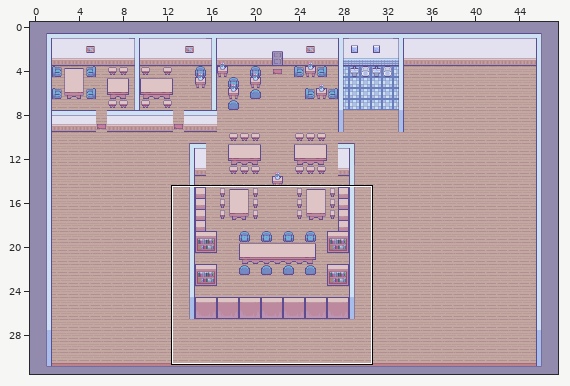
Two versions of a level (Tiled map (JSON), assets/maps/lobby.tmj). Above, an overview of the earlier version with the close-up marked.
Close-up. Before:
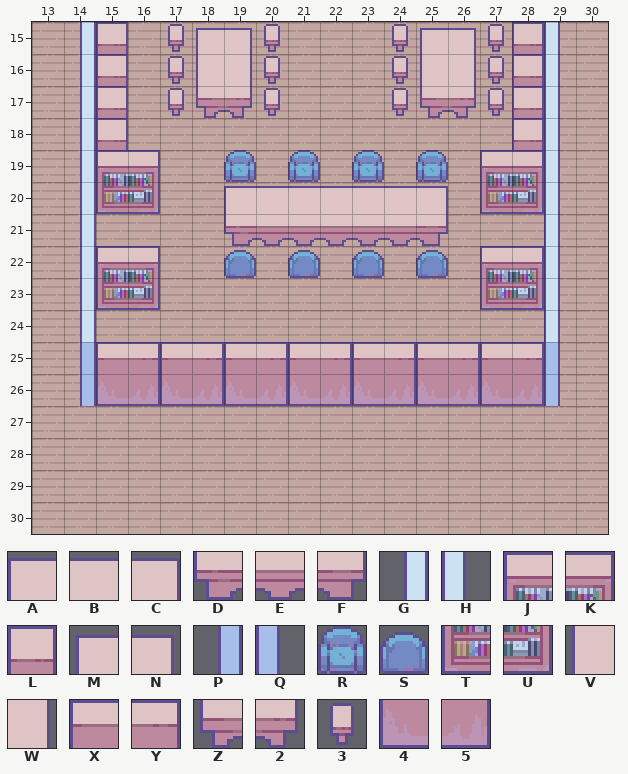
Cells are 16x16 px. Shown: x 13..30, y 15..30. The commit also changed other parts of the map, which this record leaves out. Tiles whose own drawing changed are shown in their newer look in all pictures.
Key: from "basic": A 3, B 4, C 5, D 15, E 16, F 17, G 24, H 26, J 31, K 32, L 33, M 34, N 35, P 36, Q 38, R 39, S 41, T 43, U 44, V 46, W 47, X 55, Y 56, Z 58, 2 59, 3 66, 4 67, 5 68.
_ is an empty cell, # one hidden under a higher layer.
Layers that did not change in this view are not listed.
Layer "furniture" before, first column x 13:
15 _GL_3MN3___3MN3LH_
16 _GL_3VW3___3VW3LH_
17 _GL_3Z23___3Z23LH_
18 _GL____________LH_
19 _G##__R_R_R_R_##H_
20 _GTU__ABBBBBC_TUH_
21 _G____DEEEEEF___H_
22 _G##__S_S_S_S_##H_
23 _GTU__________TUH_
24 _G______________H_
25 _P##############Q_
26 _P45454545454545Q_
27 __________________
28 __________________
29 __________________
30 __________________
Layer "y-sort" before, first column x 13:
15 __________________
16 __________________
17 __________________
18 __________________
19 __JK__________JK__
20 __________________
21 __________________
22 __JK__S_S_S_S_JK__
23 __________________
24 __________________
25 __XYXYXYXYXYXYXY__
26 __________________
27 __________________
28 __________________
29 __________________
30 __________________
The result:
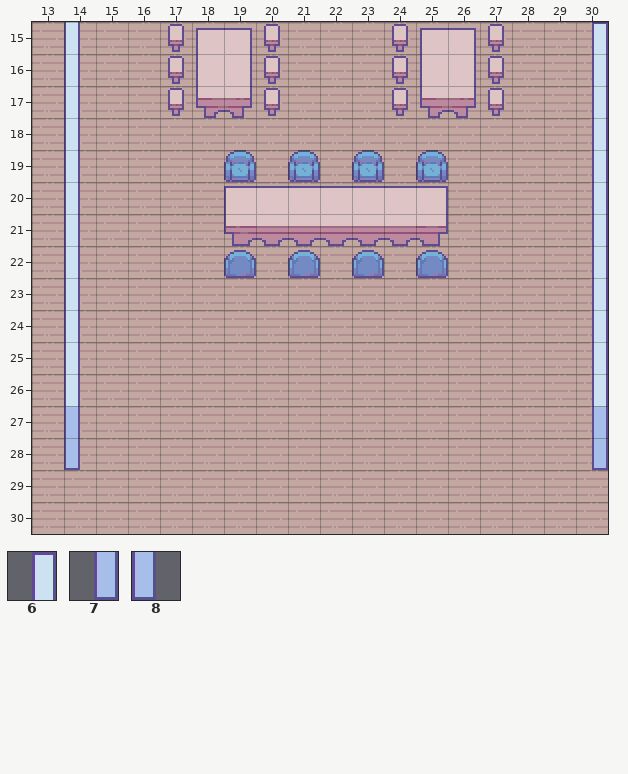
Further tiles: from "basic": 6 84, 7 96, 8 97.
Diff:
Layer "furniture":
y 15: x 14..15 GL -> H_; x 28..30 LH_ -> __6
y 16..18: x 14..15 GL -> H_; x 28..30 LH_ -> __G
y 19: x 14..16 G## -> H__; x 27..30 ##H_ -> ___G
y 20: x 14..16 GTU -> H__; x 27..30 TUH_ -> ___G
y 21: x 14 G -> H; x 29..30 H_ -> _G
y 22: x 14..16 G## -> H__; x 27..30 ##H_ -> ___G
y 23: x 14..16 GTU -> H__; x 27..30 TUH_ -> ___G
y 24: x 14 G -> H; x 29..30 H_ -> _G
y 25: x 14..30 P##############Q_ -> H_______________G
y 26: x 14..30 P45454545454545Q_ -> H_______________G
y 27: x 14 _ -> Q; x 30 _ -> P
y 28: x 14 _ -> 8; x 30 _ -> 7
Layer "y-sort":
y 19: x 15..16 JK -> __; x 27..28 JK -> __
y 22: x 15..16 JK -> __; x 27..28 JK -> __
y 25: x 15..28 XYXYXYXYXYXYXY -> ______________
Changed places in both close-ups, as pixel boxes (x1, y1, x2, y2):
changed: (64, 22, 608, 470)
